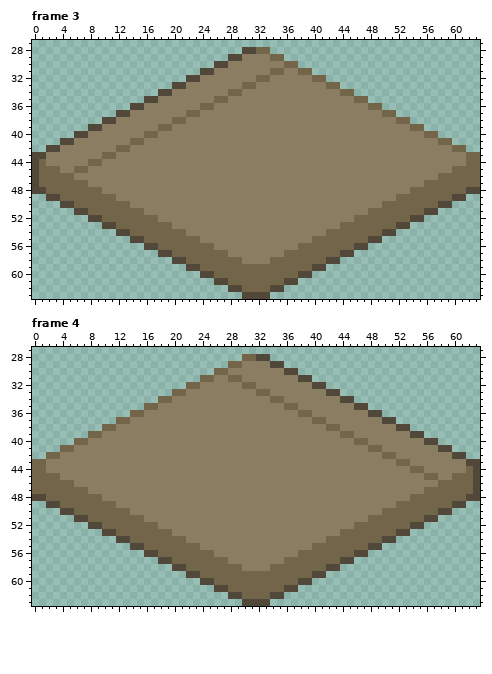
Pixel-art file: Aseprite/sidewalk.aseprite. The picture above was drawn from the file before the commit.
64x64 pixels, 5 frames. Shown: frame 3: x 0..63, y 27..63; frame 4: x 0..63, y 27..63. The commit also changed other frames, which this record leaves out.
New version:
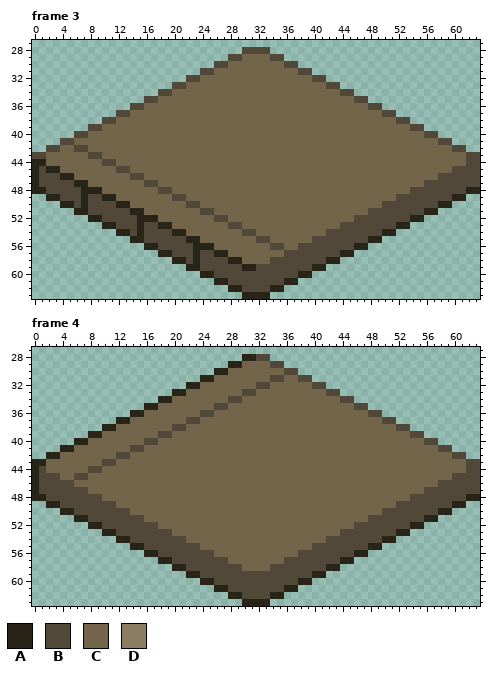
Palette (. is transparent): A #292418  B #524839  C #73654a  D #8b7d62
Edits made:
Changed rows in their new state; - is an unchanged pixel.
Frame 3:
first column x 0:
28 --------------------------------BB------------------------------
29 ------------------------------CCCCBB----------------------------
30 ----------------------------CCCCCCCCBB--------------------------
31 --------------------------CCCCCCCC--CCBB------------------------
32 ------------------------CCCCCCCC--CCCCCCBB----------------------
33 ----------------------CCCCCCCC--CCCCCCCCCCBB--------------------
34 --------------------CCCCCCCC--CCCCCCCCCCCCCCBB------------------
35 ------------------CCCCCCCC--CCCCCCCCCCCCCCCCCCBB----------------
36 ----------------CCCCCCCC--CCCCCCCCCCCCCCCCCCCCCCBB--------------
37 --------------CCCCCCCC--CCCCCCCCCCCCCCCCCCCCCCCCCCBB------------
38 ------------CCCCCCCC--CCCCCCCCCCCCCCCCCCCCCCCCCCCCCCBB----------
39 ----------CCCCCCCC--CCCCCCCCCCCCCCCCCCCCCCCCCCCCCCCCCCBB--------
40 --------CCCCCCCC--CCCCCCCCCCCCCCCCCCCCCCCCCCCCCCCCCCCCCCBB------
41 ------CCCCCCCC--CCCCCCCCCCCCCCCCCCCCCCCCCCCCCCCCCCCCCCCCCCBB----
42 ----CCBBCCCC--CCCCCCCCCCCCCCCCCCCCCCCCCCCCCCCCCCCCCCCCCCCCCCBB--
43 --CCCCCCBB--CCCCCCCCCCCCCCCCCCCCCCCCCCCCCCCCCCCCCCCCCCCCCCCCCCBB
44 AACCCCCC--BBCCCCCCCCCCCCCCCCCCCCCCCCCCCCCCCCCCCCCCCCCCCCCCCCCCBB
45 ABAACC--CCCCBBCCCCCCCCCCCCCCCCCCCCCCCCCCCCCCCCCCCCCCCCCCCCCCBBBB
46 ABBBAACCCCCCCCBBCCCCCCCCCCCCCCCCCCCCCCCCCCCCCCCCCCCCCCCCCCBBBBBB
47 ABBBBBAACCCCCCCCBBCCCCCCCCCCCCCCCCCCCCCCCCCCCCCCCCCCCCCCBBBBBBBB
48 AABBBBBAAACCCCCCCCBBCCCCCCCCCCCCCCCCCCCCCCCCCCCCCCCCCCBBBBBBBBAA
49 --AABBBABBAACCCCCCCCBBCCCCCCCCCCCCCCCCCCCCCCCCCCCCCCBBBBBBBBAA--
50 ----AABABBBBAACCCCCCCCBBCCCCCCCCCCCCCCCCCCCCCCCCCCBBBBBBBBAA----
51 ------AABBBBBBAACCCCCCCCBBCCCCCCCCCCCCCCCCCCCCCCBBBBBBBBAA------
52 --------AABBBBBAAACCCCCCCCBBCCCCCCCCCCCCCCCCCCBBBBBBBBAA--------
53 ----------AABBBABBAACCCCCCCCBBCCCCCCCCCCCCCCBBBBBBBBAA----------
54 ------------AABABBBBAACCCCCCCCBBCCCCCCCCCCBBBBBBBBAA------------
55 --------------AABBBBBBAACCCCCCCCBBCCCCCCBBBBBBBBAA--------------
56 ----------------AABBBBBAAACCCCCCCCBBCCBBBBBBBBAA----------------
57 ------------------AABBBABBAACCCCCCCCBBBBBBBBAA------------------
58 --------------------AABABBBBAACCCCBBBBBBBBAA--------------------
59 ----------------------AABBBBBBAABBBBBBBBAA----------------------
60 ------------------------AABBBBBBBBBBBBAA------------------------
61 --------------------------AABBBBBBBBAA--------------------------
62 ----------------------------AABBBBAA----------------------------
63 ------------------------------AAAA------------------------------
Frame 4:
first column x 0:
28 ------------------------------AA--------------------------------
29 ----------------------------AACCCC------------------------------
30 --------------------------AACCCCCCCC----------------------------
31 ------------------------AACC--CCCCBBCC--------------------------
32 ----------------------AACCCCCC--BBCCCCCC------------------------
33 --------------------AACCCCCCCCBB--CCCCCCCC----------------------
34 ------------------AACCCCCCCCBBCCCC--CCCCCCCC--------------------
35 ----------------AACCCCCCCCBBCCCCCCCC--CCCCCCCC------------------
36 --------------AACCCCCCCCBBCCCCCCCCCCCC--CCCCCCCC----------------
37 ------------AACCCCCCCCBBCCCCCCCCCCCCCCCC--CCCCCCCC--------------
38 ----------AACCCCCCCCBBCCCCCCCCCCCCCCCCCCCC--CCCCCCCC------------
39 --------AACCCCCCCCBBCCCCCCCCCCCCCCCCCCCCCCCC--CCCCCCCC----------
40 ------AACCCCCCCCBBCCCCCCCCCCCCCCCCCCCCCCCCCCCC--CCCCCCCC--------
41 ----AACCCCCCCCBBCCCCCCCCCCCCCCCCCCCCCCCCCCCCCCCC--CCCCCCCC------
42 --AACCCCCCCCBBCCCCCCCCCCCCCCCCCCCCCCCCCCCCCCCCCCCC--CCCCCCCC----
43 AACCCCCCCCBBCCCCCCCCCCCCCCCCCCCCCCCCCCCCCCCCCCCCCCCC--CCCCCCCC--
44 ABCCCCCCBBCCCCCCCCCCCCCCCCCCCCCCCCCCCCCCCCCCCCCCCCCCCC--CCCCCCB-
45 ABBBCCBBCCCCCCCCCCCCCCCCCCCCCCCCCCCCCCCCCCCCCCCCCCCCCCCC--CCBBB-
46 ABBBBBCCCCCCCCCCCCCCCCCCCCCCCCCCCCCCCCCCCCCCCCCCCCCCCCCCCCBBBBB-
47 ABBBBBBBCCCCCCCCCCCCCCCCCCCCCCCCCCCCCCCCCCCCCCCCCCCCCCCCBBBBBBB-
48 AABBBBBBBBCCCCCCCCCCCCCCCCCCCCCCCCCCCCCCCCCCCCCCCCCCCCBBBBBBBBAA
49 --AABBBBBBBBCCCCCCCCCCCCCCCCCCCCCCCCCCCCCCCCCCCCCCCCBBBBBBBBAA--
50 ----AABBBBBBBBCCCCCCCCCCCCCCCCCCCCCCCCCCCCCCCCCCCCBBBBBBBBAA----
51 ------AABBBBBBBBCCCCCCCCCCCCCCCCCCCCCCCCCCCCCCCCBBBBBBBBAA------
52 --------AABBBBBBBBCCCCCCCCCCCCCCCCCCCCCCCCCCCCBBBBBBBBAA--------
53 ----------AABBBBBBBBCCCCCCCCCCCCCCCCCCCCCCCCBBBBBBBBAA----------
54 ------------AABBBBBBBBCCCCCCCCCCCCCCCCCCCCBBBBBBBBAA------------
55 --------------AABBBBBBBBCCCCCCCCCCCCCCCCBBBBBBBBAA--------------
56 ----------------AABBBBBBBBCCCCCCCCCCCCBBBBBBBBAA----------------
57 ------------------AABBBBBBBBCCCCCCCCBBBBBBBBAA------------------
58 --------------------AABBBBBBBBCCCCBBBBBBBBAA--------------------
59 ----------------------AABBBBBBBBBBBBBBBBAA----------------------
60 ------------------------AABBBBBBBBBBBBAA------------------------
61 --------------------------AABBBBBBBBAA--------------------------
62 ----------------------------AABBBBAA----------------------------
63 ------------------------------AAAA------------------------------
